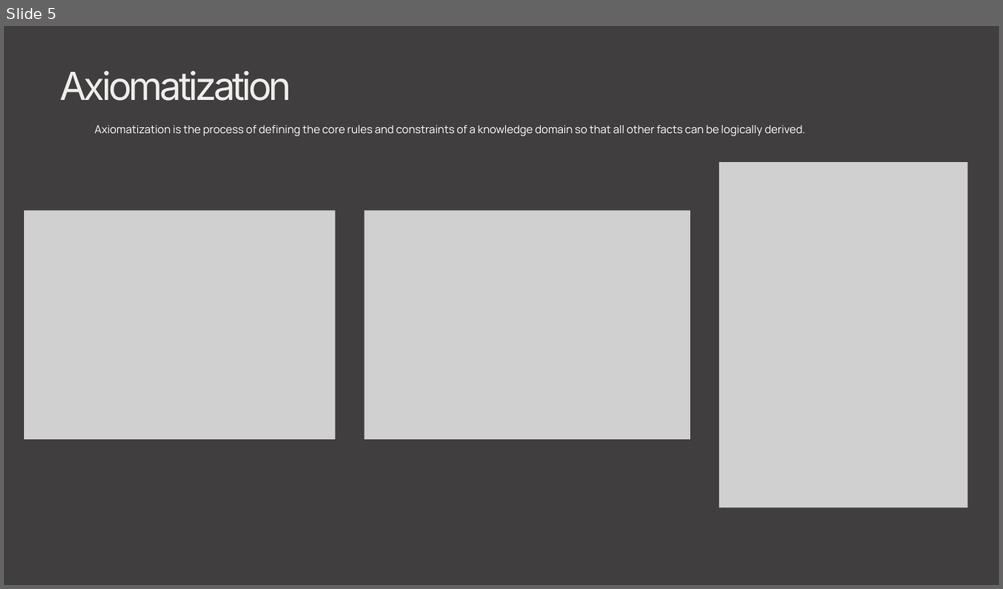
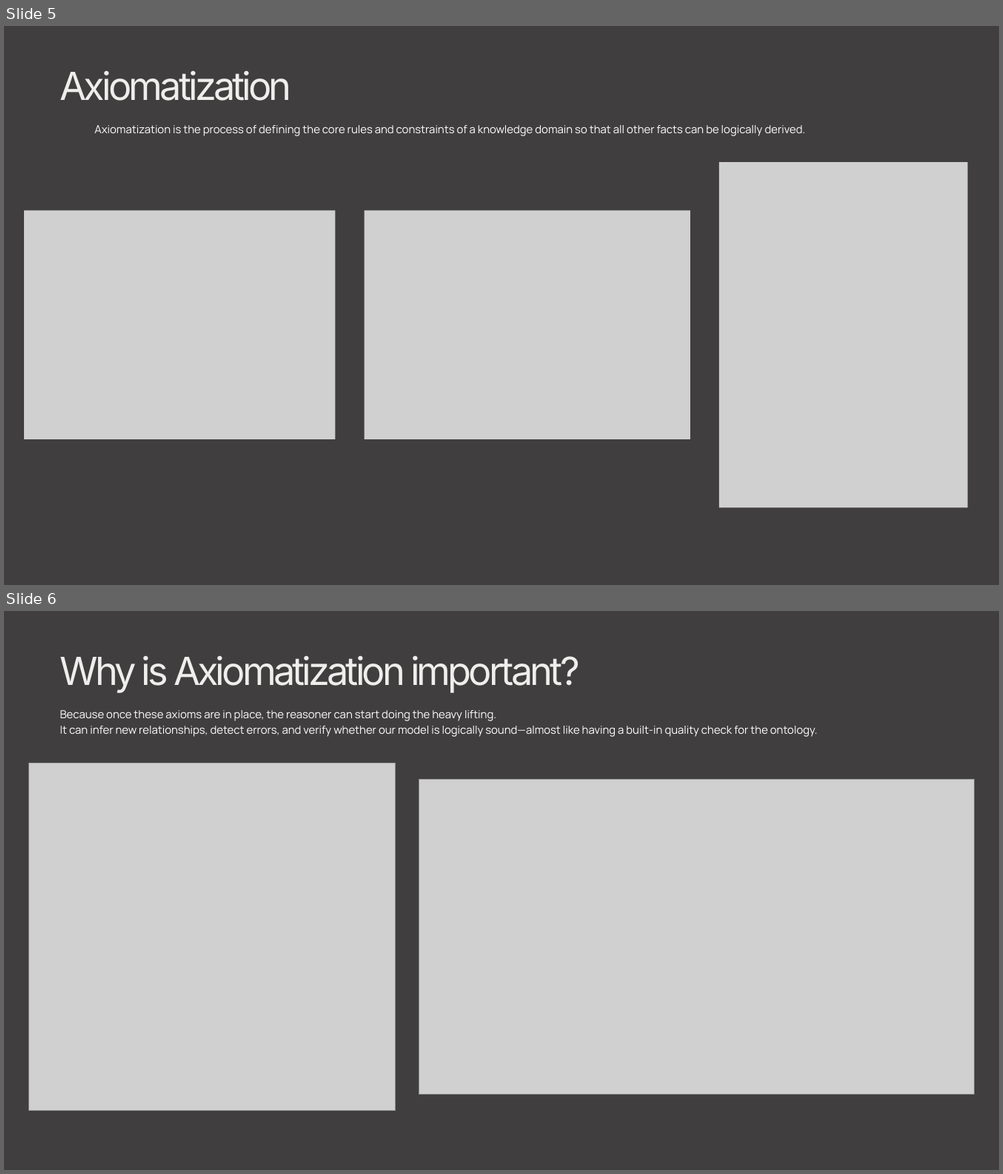
Before and after one commit to Subriti/CS7810-Group3, a slide deck: presentation/Final Presenation.pptx. Shown one above the other, each under a label of ours: slide 5 before the commit, slides 5 and 6 after it. The pictures are 1003x589 and 1003x1174 pixels, drawn with LibreOffice and Linux fonts; fonts in the diff are those of the drawing; grey boxes stand for pictures. Boxes give left, top, right and bottom in pixels: in the first picture for what was removed or moved away, otherwise in the second. Text is boxed around its words. In the diff, an @@ line names an element or a change of style, - is before the commit and + after.

Commit message:
Updated PPT

```diff
--- a/presentation/Final Presenation.pptx
+++ b/presentation/Final Presenation.pptx
@@ slide 6 added at (4, 611, 999, 1170), background #403E3E @@
@@ text added at (60, 656, 580, 693), 56 pt, text #EFEEEC @@
+Why is Axiomatization important?
@@ text added at (60, 710, 817, 737), 16 pt, text #FFFFFF @@
+Because once these axioms are in place, the reasoner can start doing the heavy lifting.
+It can infer new relationships, detect errors, and verify whether our model is logically sound—almost like having a built-in quality check for the ontology.
@@ picture added at (29, 763, 395, 1111) @@
@@ picture added at (418, 779, 973, 1094) @@
```
